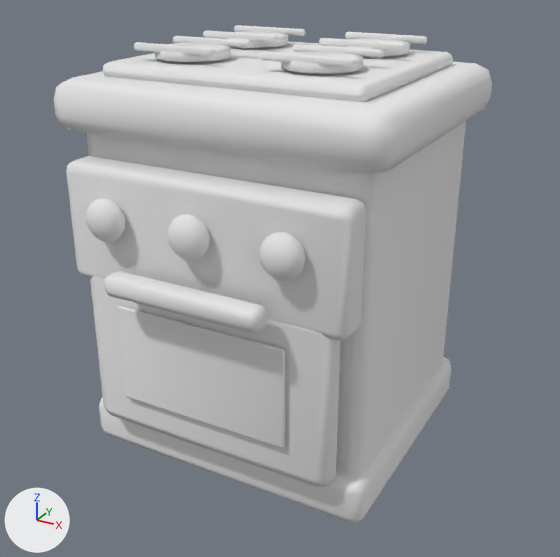
A saved change to the glTF model assets/rooms/deluxe_room_10/range_cooker.glb.
Before and after are seen from a 50 mm lens placed at (1.091, -2.014, 1.514), pointed at (0.032, -0.087, 0.551). The lights are fixed; the arrows at lower left show +X, +Y and +Z. The first picture is the older version. Vertices at exactly the same position are counted once.

The older version as bpy lines, for what is in view:
```python
me_range_cooker_mobile = bpy.data.meshes.new('range_cooker_mobile')
me_range_cooker_mobile.from_pydata(...)  # 1474 vertices, 2856 faces; spans x -0.5..0.5, y -0.585..0.45, z 0.005..1.25
me_range_cooker_mobile.materials.append(mat_roomkit_sharedatlas)  # white #e7e7e7
ob_range_cooker_001 = bpy.data.objects.new('range_cooker.001', me_range_cooker_mobile)
ob_range_cooker_001.location = (0.0, 0.0, 0.0)
```
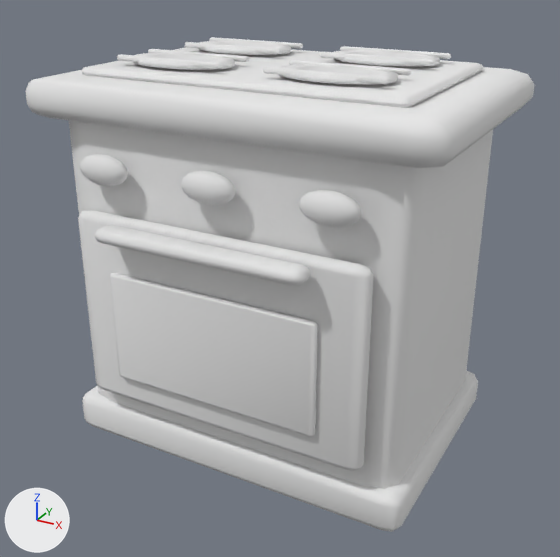
What differs and where, as boxes [x1, y1, x2, y2] in the pictures (560 x 557 px):
'range_cooker.001', reshaped (16% wider): before [54, 25, 492, 523]; after [25, 37, 534, 532]
part 1 of me_range_cooker_mobile, added: after [79, 154, 128, 186]
part 2 of me_range_cooker_mobile, added: after [181, 171, 235, 205]
part 3 of me_range_cooker_mobile, added: after [299, 190, 362, 227]
part 4 of me_range_cooker_mobile, rebuilt (12% wider): before [87, 121, 466, 474]; after [69, 120, 493, 489]
part 5 of me_range_cooker_mobile, rebuilt (17% wider, 24% taller): before [90, 276, 341, 486]; after [78, 210, 373, 471]
part 6 of me_range_cooker_mobile, rebuilt (15% wider): before [103, 41, 453, 102]; after [81, 47, 484, 108]
part 7 of me_range_cooker_mobile, rebuilt (12% wider): before [99, 357, 451, 523]; after [82, 370, 478, 532]
part 8 of me_range_cooker_mobile, rebuilt (16% wider, 11% shorter): before [54, 62, 492, 175]; after [25, 67, 534, 168]
part 9 of me_range_cooker_mobile, deleted: before [86, 25, 427, 448]
part 10 of me_range_cooker_mobile, cut back: before [66, 31, 410, 340]; after [95, 37, 451, 436]

What the commit changed:
me_range_cooker_mobile is used by ob_range_cooker_001; location (0.0, 0.0, 0.0).
me_range_cooker_mobile had 1474 vertices, 2856 faces and spanned x -0.5..0.5, y -0.585..0.45, z 0.005..1.25.
me_range_cooker_mobile now has 1502 vertices, 2916 faces and spans x -0.627..0.627, y -0.515..0.43, z 0.0..1.21.
me_range_cooker_mobile part 1: a new loose piece, a UV sphere (16 segments, 8 rings, poles along z) spanning x -0.429..-0.264, y -0.447..-0.383, z 0.88..0.968, in mat_roomkit_sharedatlas (white #e7e7e7).
me_range_cooker_mobile part 2: a new loose piece, a UV sphere (16 segments, 8 rings, poles along z) spanning x -0.082..0.082, y -0.447..-0.383, z 0.88..0.968, in mat_roomkit_sharedatlas (white #e7e7e7).
me_range_cooker_mobile part 3: a new loose piece, a UV sphere (16 segments, 8 rings, poles along z) spanning x 0.264..0.429, y -0.447..-0.383, z 0.88..0.968, in mat_roomkit_sharedatlas (white #e7e7e7).
me_range_cooker_mobile part 4: the loose piece of 56 vertices spanning x -0.445..0.445, y -0.385..0.385, z 0.015..1.065 is rebuilt with 56 vertices and now spans x -0.536..0.536, y -0.375..0.375, z 0.009..1.118.
me_range_cooker_mobile part 5: the loose piece of 56 vertices spanning x -0.395..0.395, y -0.485..-0.395, z 0.14..0.66 is rebuilt with 56 vertices and now spans x -0.462..0.462, y -0.433..-0.378, z 0.194..0.792.
me_range_cooker_mobile part 6: the loose piece of 56 vertices spanning x -0.395..0.395, y -0.34..0.34, z 1.157..1.202 is rebuilt with 56 vertices and now spans x -0.495..0.495, y -0.315..0.315, z 1.151..1.181.
me_range_cooker_mobile part 7: the loose piece of 56 vertices spanning x -0.47..0.47, y -0.425..0.405, z 0.005..0.155 is rebuilt with 56 vertices and now spans x -0.569..0.569, y -0.4..0.4, z 0.0..0.123.
me_range_cooker_mobile part 8: the loose piece of 56 vertices spanning x -0.5..0.5, y -0.45..0.45, z 1.015..1.165 is rebuilt with 56 vertices and now spans x -0.627..0.627, y -0.43..0.43, z 1.043..1.157.
me_range_cooker_mobile part 9: 13 loose pieces with 818 vertices, spanning x -0.33..0.33, y -0.585..0.269, z 0.26..1.25, are deleted.
me_range_cooker_mobile part 10: 376 vertices removed from x -0.435..0.435, y -0.485..0.275, z 0.605..1.235; 880 vertices added at x -0.412..0.413, y -0.515..0.263, z 0.286..1.21.
